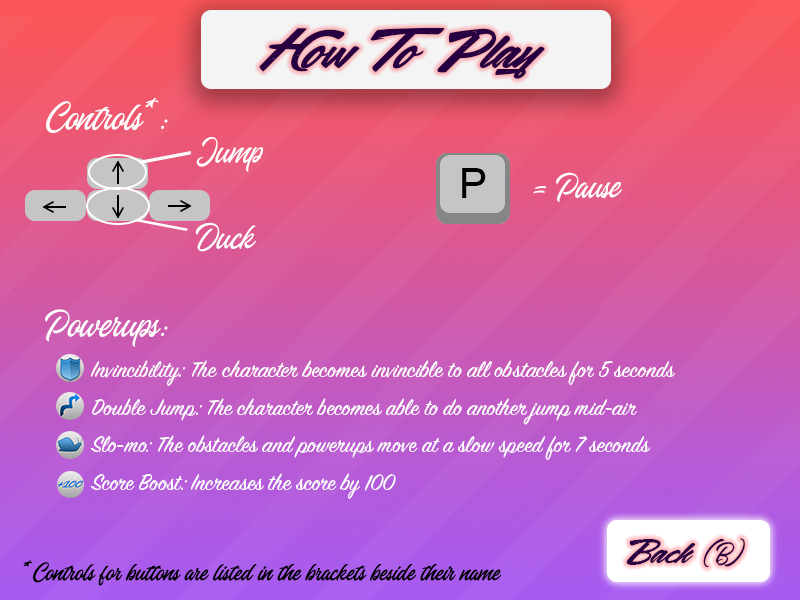
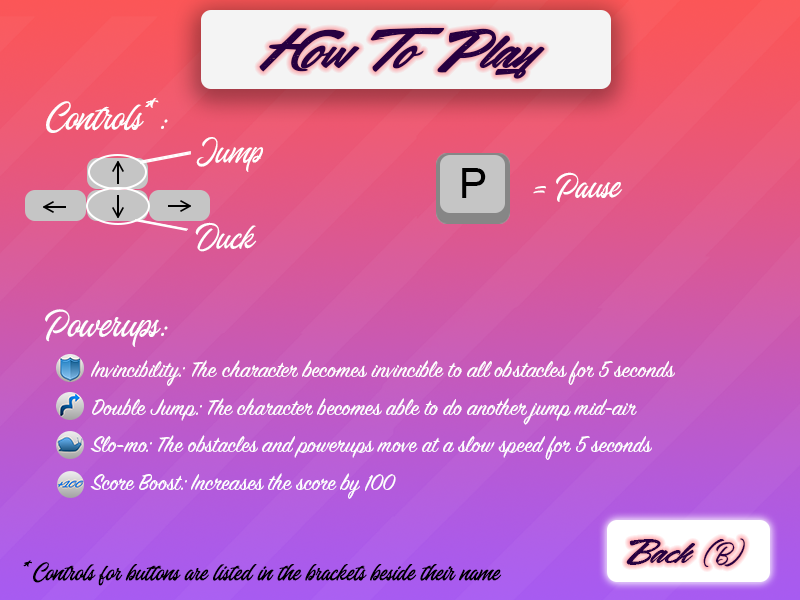
Layer changes from the first 800×600 image to the second:
painted on "Invincibility: The character becomes invincible to all obstacle" over [575, 436, 652, 453]
painted on "Rounded Rectangle 2" over [575, 436, 652, 453]
